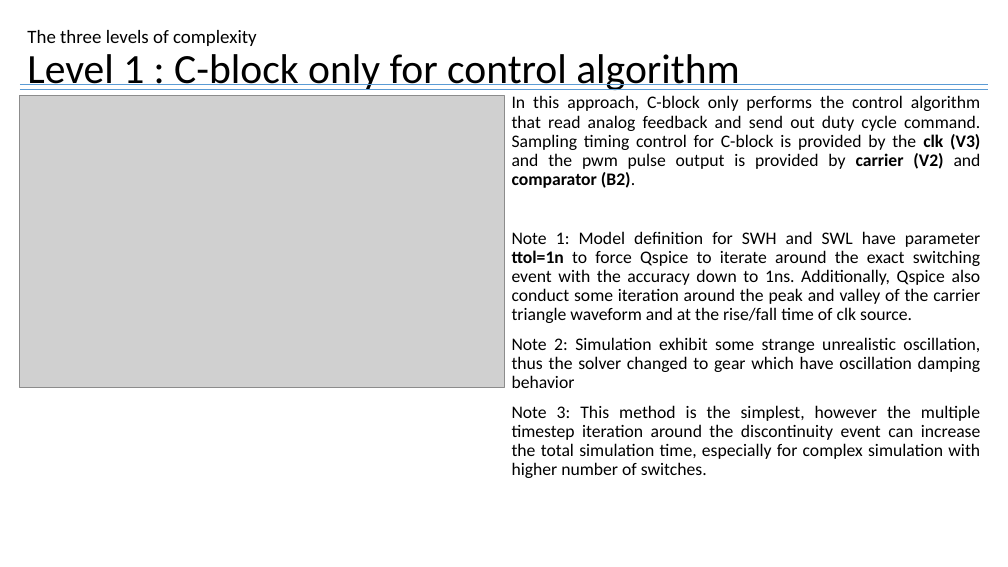
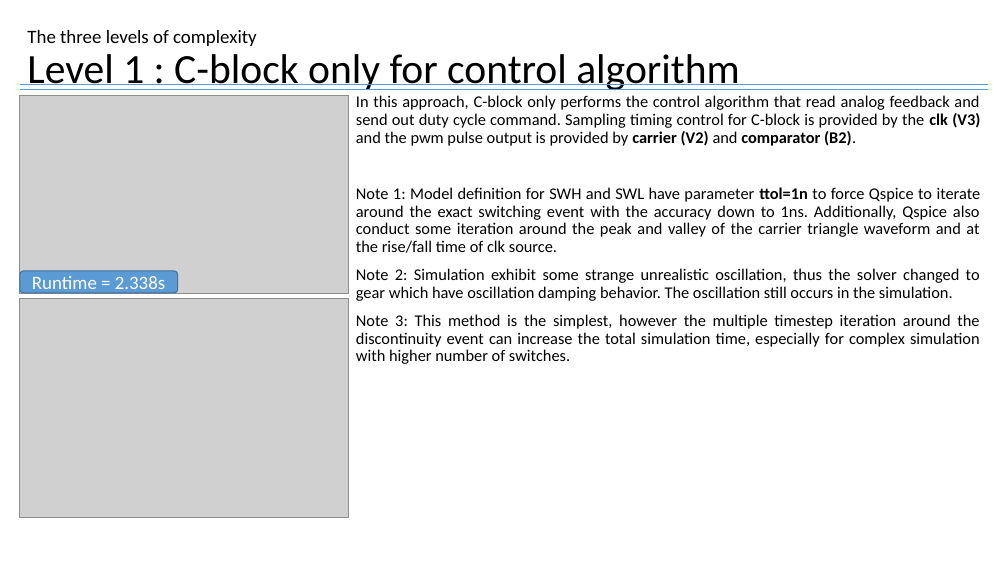
Before and after one commit to physicboy/QSPICE, a slide deck: slide 6 of PWM_example_SRbuck/Three Complexity Levels of PWM Implementation for Digital Controller Simulation.pptx (slide 5 before the commit). Drawn at 1008x567 pixels with LibreOffice and Linux fonts; fonts in the diff are those of the drawing; grey boxes stand for pictures. Boxes give left, top, right and bottom in pixels: in the first picture for what was removed or moved away, otherwise in the second. Text is boxed around its words. In the diff, an @@ line names an element or a change of style, - is before the commit and + after.

```diff
--- a/PWM_example_SRbuck/Three Complexity Levels of PWM Implementation for Digital Controller Simulation.pptx
+++ b/PWM_example_SRbuck/Three Complexity Levels of PWM Implementation for Digital Controller Simulation.pptx
@@ picture removed at [20,95,504,387] @@
@@ picture added at [20,95,349,293] @@
@@ text "In this approach, C-block only ...": place and size @@
-text "In this approach, C-block only ..." at [512,95,981,478]
+text "In this approach, C-block only ..." at [356,95,981,364]
@@ text at [356,95,981,364]: size 16.8 to 15.6 pt in "In this approach, C-block only performs the ...", "Note 1: Model definition for SWH and ...", "Note 3: This method is the simplest, ..." @@
@@ text at [356,268,980,301]: text changed; size 16.8 to 15.6 pt @@
-Note 2: Simulation exhibit some strange unrealistic oscillation, thus the solver changed to gear which have oscillation damping behavior
+Note 2: Simulation exhibit some strange unrealistic oscillation, thus the solver changed to gear which have oscillation damping behavior. The oscillation still occurs in the simulation.
@@ picture added at [20,299,349,518] @@
@@ rounded rectangle added at [20,271,178,293], fill #5B9BD5, outline #43739E 1 pt, 18 pt, text #FFFFFF @@
+Runtime = 2.338s
```
Also in this commit, not shown: 3 other slides changed, 3 slides added, 8 other files.
